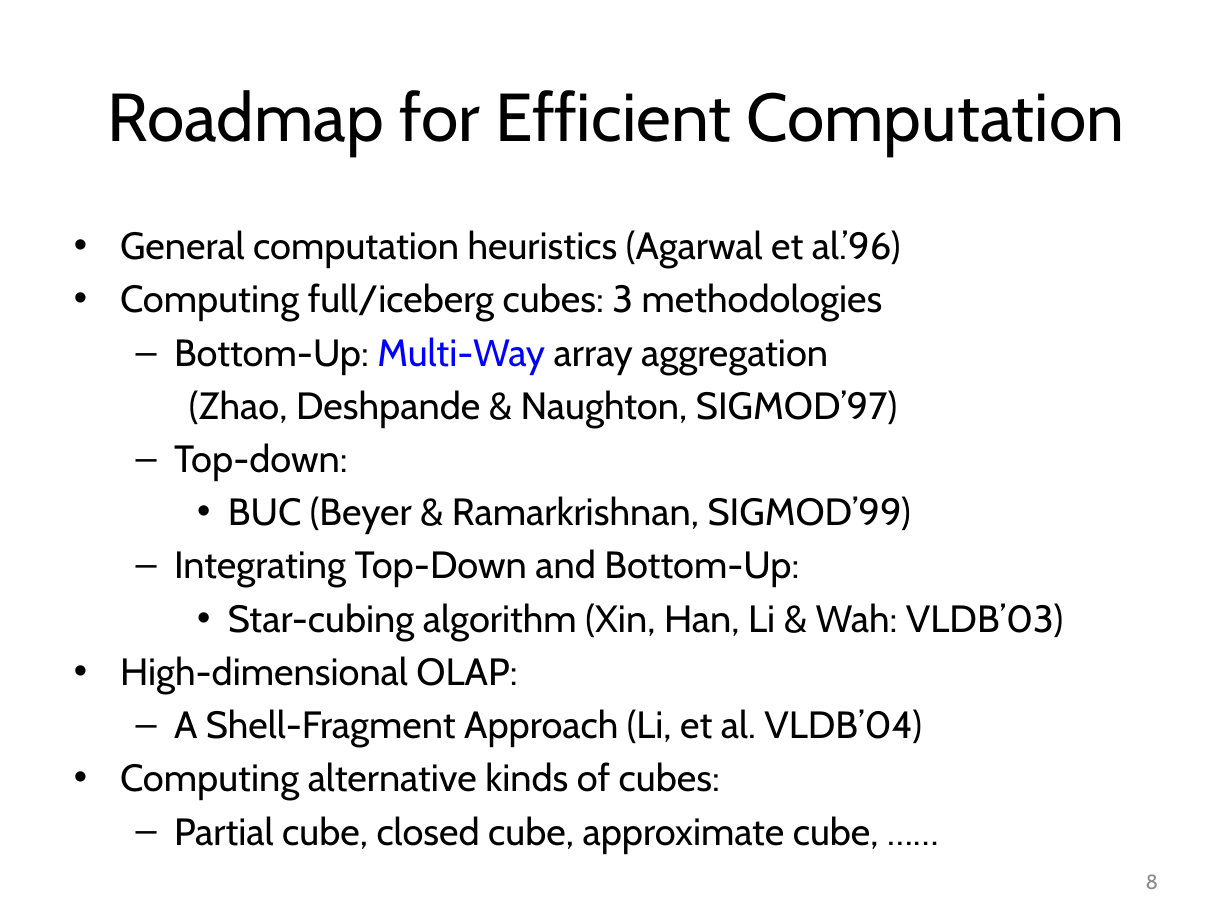
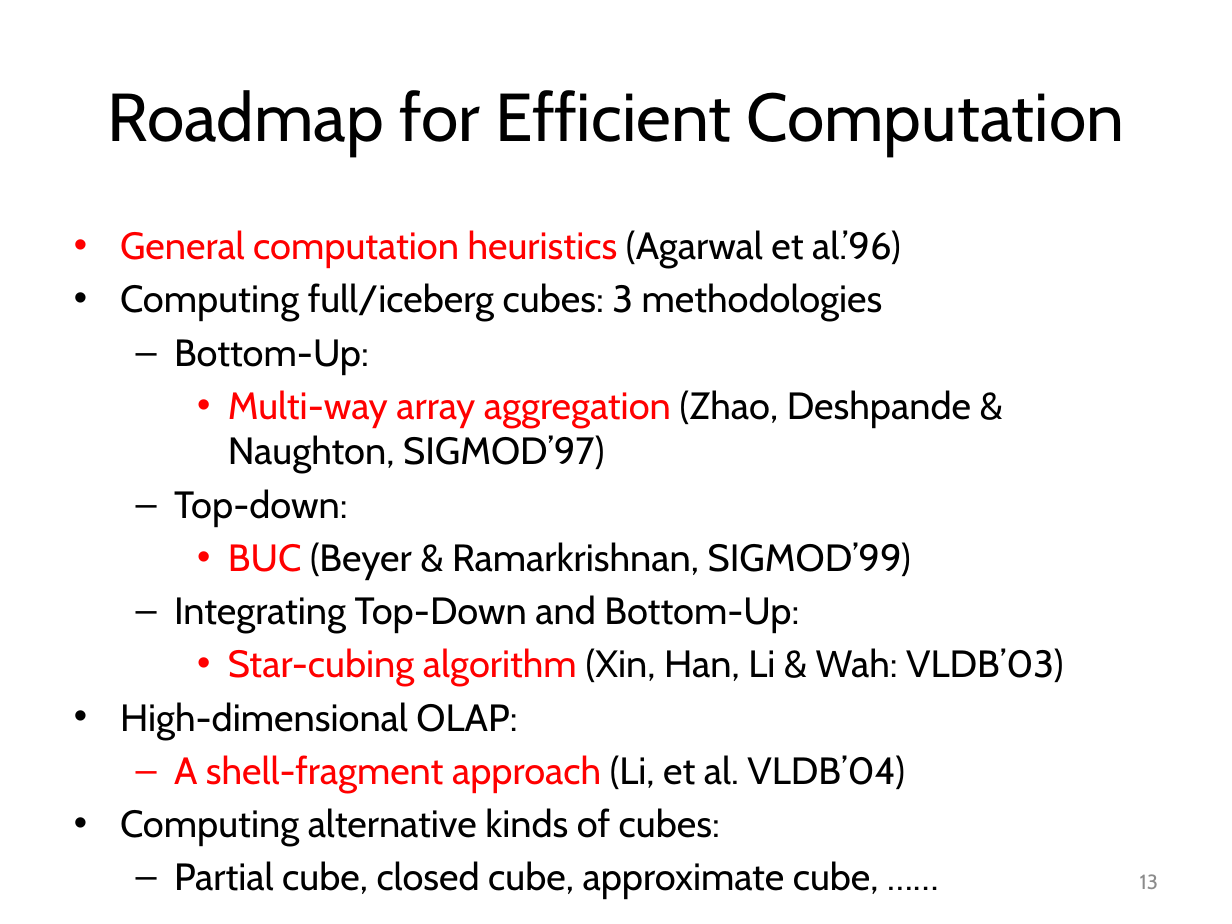
Before and after one commit to mjiang89/mjiang89.github.io, a slide deck: slide 13 of teaching/CS412Summer17-Chapter5.pptx (slide 8 before the commit). Drawn at 1232x924 pixels with LibreOffice and Linux fonts; fonts in the diff are those of the drawing. Boxes give left, top, right and bottom in pixels: in the first picture for what was removed or moved away, otherwise in the second. Text is boxed around its words. In the diff, an @@ line names an element or a change of style, - is before the commit and + after.

```diff
--- a/teaching/CS412Summer17-Chapter5.pptx
+++ b/teaching/CS412Summer17-Chapter5.pptx
@@ text at box(120, 230, 1063, 686): text colour #000000 to #FF0000 in "General computation heuristics", "BUC", "Star-cubing algorithm" @@
@@ text at box(174, 339, 971, 473): text changed @@
-  – Bottom-Up: Multi-Way array aggregation
-        (Zhao, Deshpande & Naughton, SIGMOD’97)
+  – Bottom-Up:
+    • Multi-way array aggregation (Zhao, Deshpande & Naughton, SIGMOD’97)
@@ text at box(174, 755, 905, 793): text changed; text colour #000000 to #FF0000 @@
-  – A Shell-Fragment Approach (Li, et al. VLDB’04)
+  – A shell-fragment approach (Li, et al. VLDB’04)
@@ page number at box(1140, 874, 1158, 889): text changed @@
-8
+13
```
Also in this commit, not shown: 19 other slides changed, 6 slides added, 3 slides removed, 4 other files.
